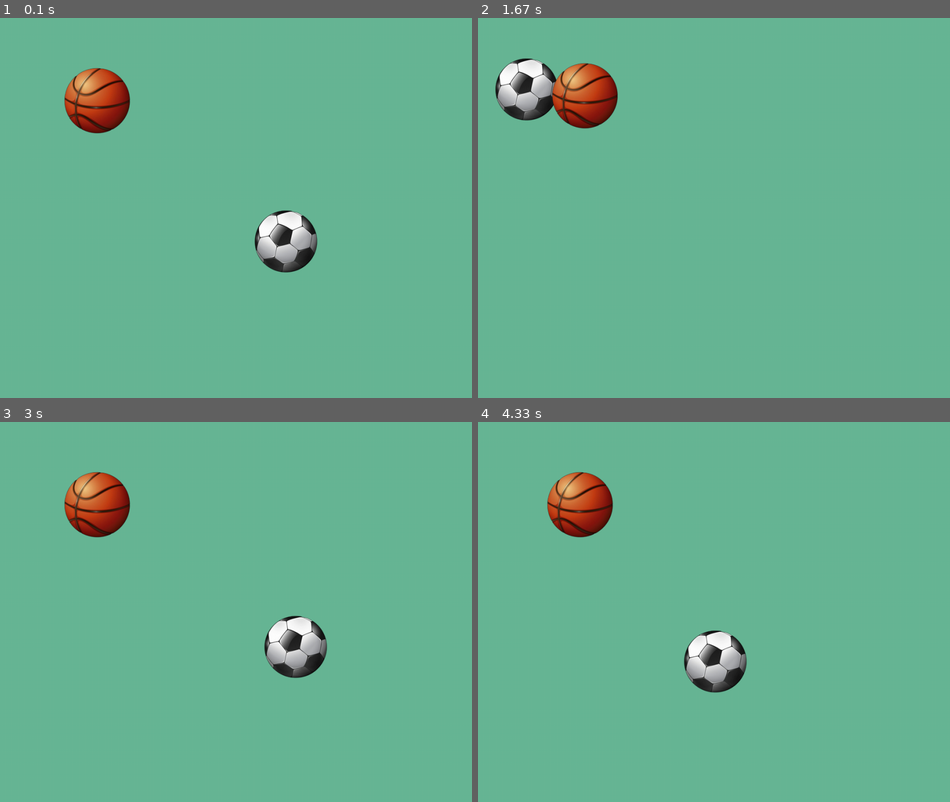
Above: before the commit, frames 1-4 (two rows, left to right).
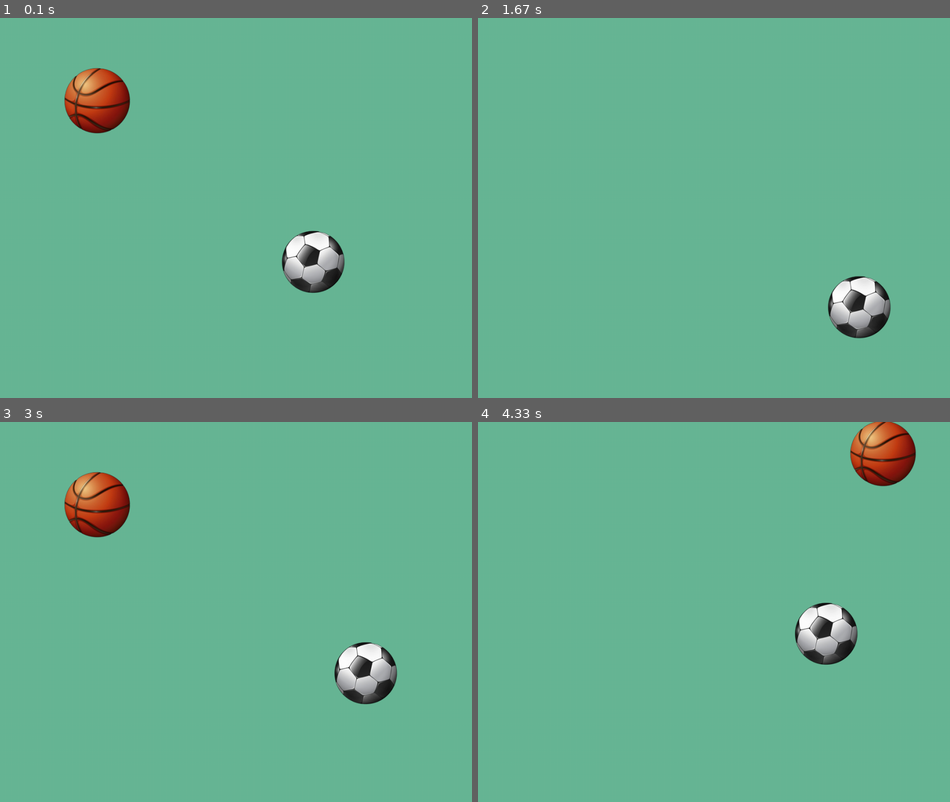
Above: after the commit, the same moments.

Repository: infProgram/inf371_spring2022-Pieces-Ho
Game: pygame game, started from pygameTutorials/moveWithKeys.py
Two runs of this game, one before a commit and one after it. Both use one fixed random seed, a clock stepped at 60 frames per second and the inputs below.
Inputs:
- Up to frame 1 (0.1 s): no input
- Up to frame 2 (1.67 s): hold D 0.33-0.8 s; hold W 0.83-1.13 s; hold D 1.17-1.63 s
- Up to frame 3 (3 s): hold A 1.67-2.2 s; hold S 2.23-2.53 s; hold A 2.57-2.97 s
- Up to frame 4 (4.33 s): hold W 3-3.37 s; hold D 3.4-4.03 s; hold S from 4.07 s (still down)

The runs differ from the first frame. In frame 1, 2.8% of the frame differs, in the area x 53-73%, y 50-73%; in frame 2, 5.3%; in frame 3, 3.4%; in frame 4, 7.2%, in the area x 14-93%, y 0-72%.

Commit message:
Yes it can move when press

Diff:
--- a/pygameTutorials/moveWithKeys.py
+++ b/pygameTutorials/moveWithKeys.py
@@ -31,7 +31,8 @@
         self.rect.y = self.rect.y + self.ballSpeedY * 10
 
   def blit(self, screen):
-    screen.blit(self.picture, self.rect)
+      screen.blit(self.picture, self.rect)
+
 
 size = width, height = 1040, 780
 backgroundColor = (104,183,150)
@@ -39,8 +40,9 @@
 pygame.display.set_caption('Ball Game') #  主窗口标题（Title）
 
 ball001 = OneBall("soccer.png",4,3,520,340)
-# ball002 = OneBall("basketball.png",3,-4,200,100)
+ball002 = OneBall("basketball.png",3,-4,700,100)
 
+# key ball
 site = x,y = 200,100
 speed = speedxX,speedY = 3,-4
 ball_key = pygame.image.load("basketball.png")
@@ -52,11 +54,12 @@
 while isRunning:
   for event in pygame.event.get():
     if (event.type == pygame.KEYDOWN and event.key == pygame.K_ESCAPE) or event.type == pygame.QUIT: sys.exit()
-    if event.type == pygame.KEYDOWN:
-        if event.key == pygame.K_w: ball_rect.y = ball_rect.y - 10
-        if event.key == pygame.K_s: ball_rect.y = ball_rect.y + 10
-        if event.key == pygame.K_a: ball_rect.x = ball_rect.x - 10
-        if event.key == pygame.K_d: ball_rect.x = ball_rect.x + 10
+    # control key ball
+  keyPressed =  pygame.key.get_pressed()
+  if keyPressed[pygame.K_w]: ball_rect.y = ball_rect.y - 3
+  if keyPressed[pygame.K_s]: ball_rect.y = ball_rect.y + 3
+  if keyPressed[pygame.K_a]: ball_rect.x = ball_rect.x - 3
+  if keyPressed[pygame.K_d]: ball_rect.x = ball_rect.x + 3
   screen.fill(backgroundColor)
 
 
@@ -73,5 +76,5 @@
 #   ball002.collide(ball001)
 
 
-  time.sleep(0.005)
+  time.sleep(0.003)
   pygame.display.flip()  # 刷新整个界面显示  # pygame.display.update(_) 刷新指定部分显示
